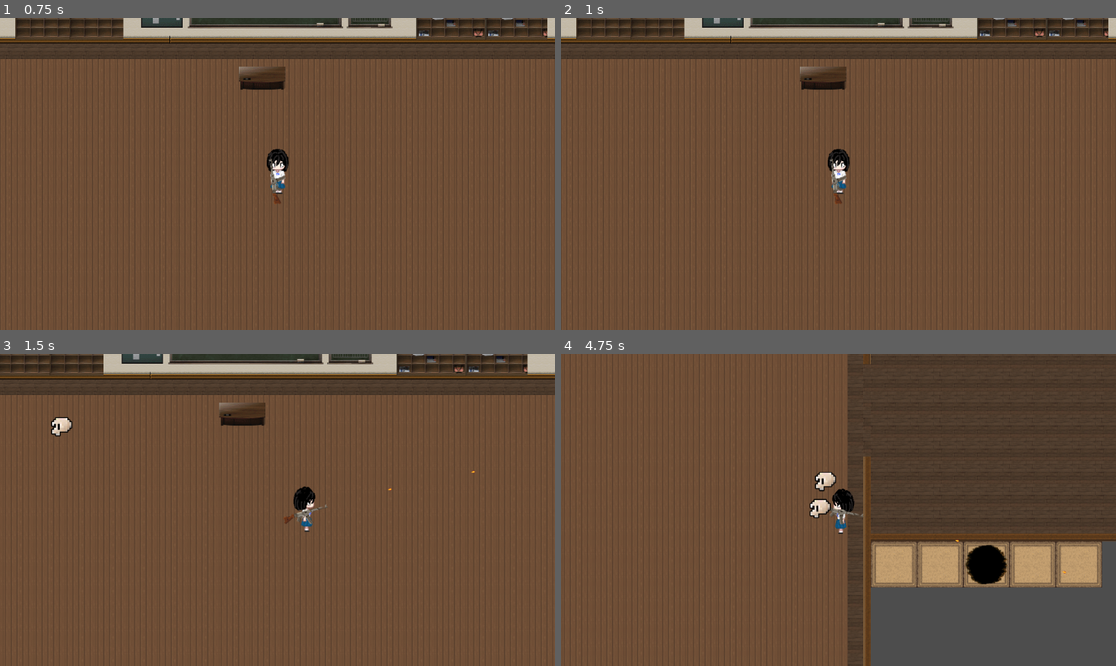
Above: before the commit, frames 1-4 (two rows, left to right).
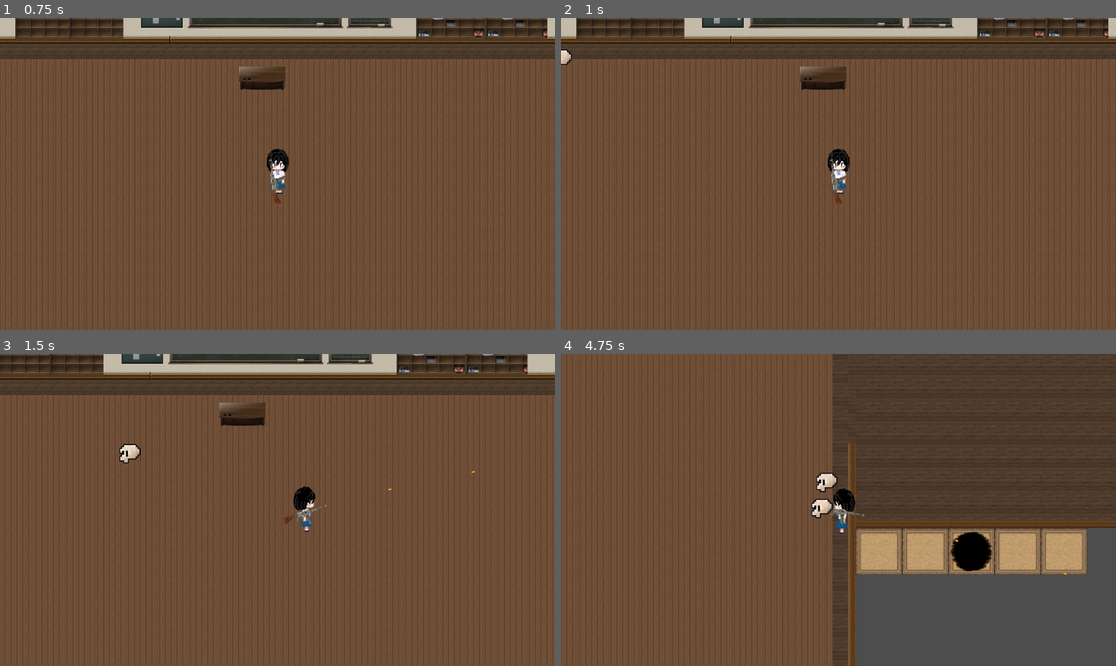
Above: after the commit, the same moments.

Repository: Nothaigroup/real-game
Game: Godot game, scene res://main_menu.tscn
The game is run twice, just before and just after one commit, with the same random seed, the same clock (stepped at 60 frames per second) and the same inputs.
Inputs (mouse positions are in pixels of both pictures, inside the frame that each line leads up to):
- Up to frame 1 (0.75 s): click "Play" at 0.5 s
- Up to frame 2 (1 s): no input
- Up to frame 3 (1.5 s): move the mouse to (399, 494) at 1.27 s; press the mouse at (399, 494) at 1.28 s; hold Right (ui_right) from 1.28 s (still down)
- Up to frame 4 (4.75 s): move the mouse to (727, 525) at 2.02 s; release Right (ui_right) at 2.03 s; release the mouse at (727, 525) at 2.03 s; hold Down (ui_down) 2.03-2.78 s; click (727, 525) at 2.1 s; move the mouse to (894, 441) at 2.77 s; press the mouse at (894, 441) at 2.78 s; hold Right (ui_right) 2.78-3.53 s; move the mouse to (810, 572) at 3.52 s; release the mouse at (810, 572) at 3.53 s; hold Up (ui_up) 3.53-4.28 s; click (810, 572) at 3.6 s; move the mouse to (1005, 556) at 4.27 s; press the mouse at (1005, 556) at 4.28 s; hold Left (ui_left) from 4.28 s (still down)

Frame 1 is identical in both runs. In frame 2, less than 0.1% of the frame differs, in the area x 0-2%, y 10-16%; in frame 3, 0.4%; in frame 4, 12%, in the area x 1-100%, y 0-100%.

Commit message:
666 speed

Diff:
--- a/gdscript/enemy.gd
+++ b/gdscript/enemy.gd
@@ -1,6 +1,6 @@
 extends CharacterBody2D
 
-@export var movement_speed  = 500.0
+@export var movement_speed  = 666.0
 
 @onready var playerr = get_tree().get_first_node_in_group('huh')
 
--- a/gdscript/enemy.tscn
+++ b/gdscript/enemy.tscn
@@ -68,7 +68,7 @@
 }]
 
 [sub_resource type="CircleShape2D" id="CircleShape2D_bqudg"]
-radius = 18.4391
+radius = 14.0357
 
 [node name="enemy" type="CharacterBody2D"]
 top_level = true
